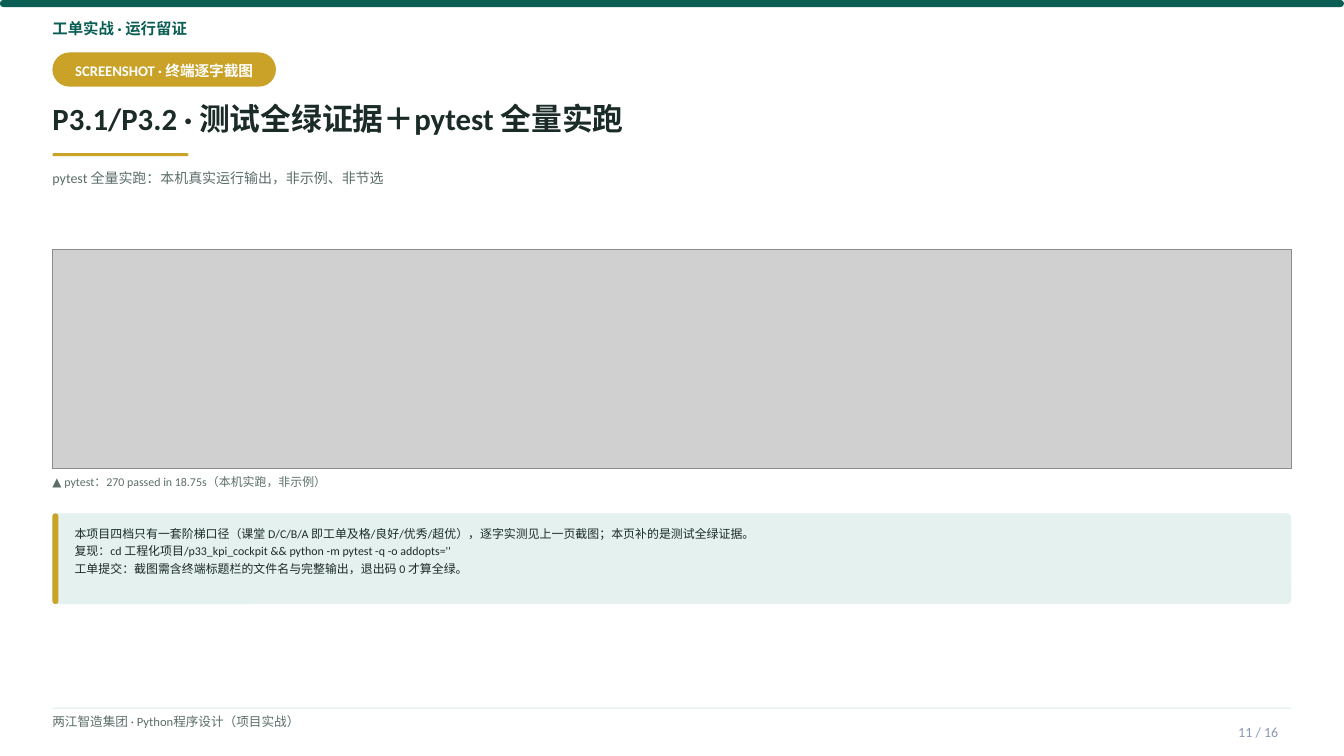
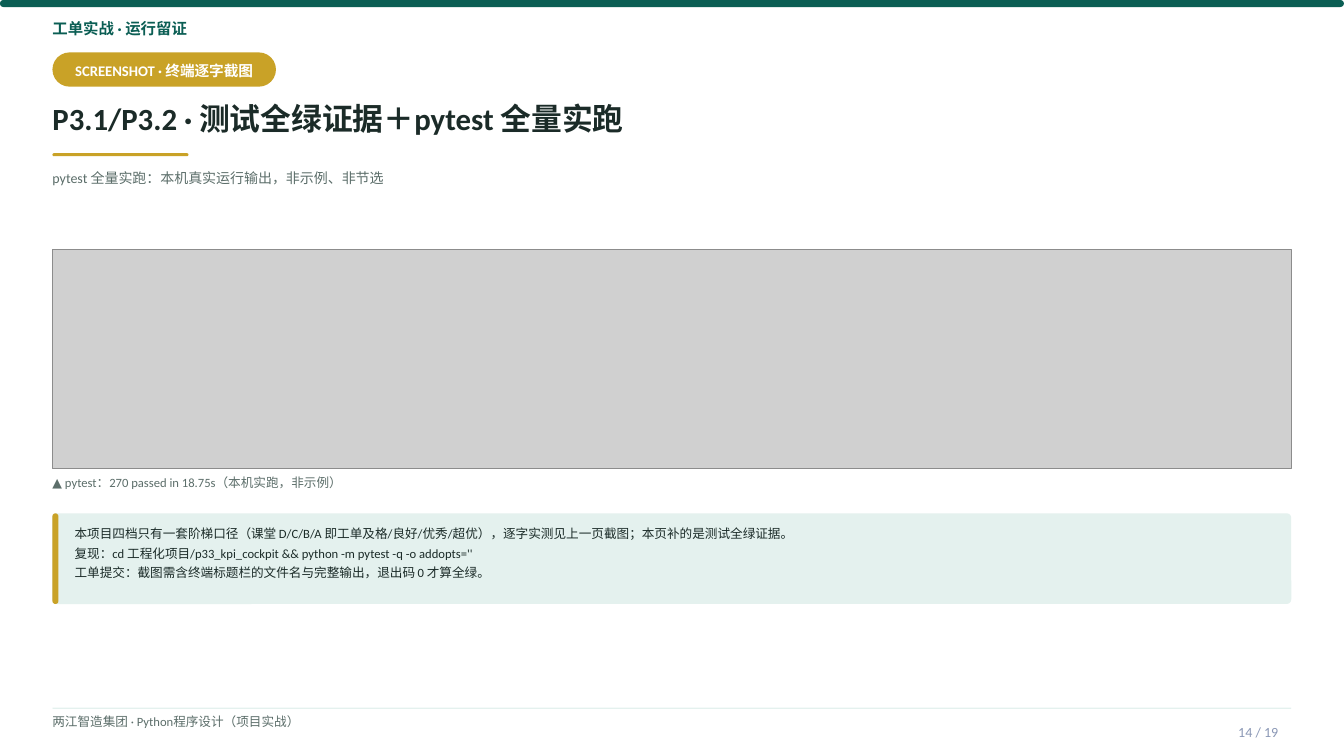
Before and after one commit to tianqiongenze/ai-course-teaching-resources, a slide deck: slide 14 of 03-Python程序设计-项目实战/V2授课PPT/W05-第10次课-每天早上8点的生产日报.pptx (slide 11 before the commit). Drawn at 1344x756 pixels with LibreOffice and Linux fonts; fonts in the diff are those of the drawing; grey boxes stand for pictures. Boxes give left, top, right and bottom in pixels: in the first picture for what was removed or moved away, otherwise in the second. Text is boxed around its words. In the diff, an @@ line names an element or a change of style, - is before the commit and + after.

Commit message:
feat(101): 100号报告P1/P2/P3优化方案全量执行
- P1-1: 32个精简deck注入知识速览卡+下次课预告(+64页, 逐字摘自同周完整deck)
- P1-2: 01课8个deck补重难点导航(+16页)
- P1-3: 9个高负荷页拆分(动态切点v2, 档位完整性断言0异常)
- P2: 正文<9pt升9pt(663 run, 0回退) + 冗余后缀裁剪
- P3: gate101五道门禁上线(语法/重症溢出/高负荷/乱码/check99), 终态全绿

```diff
--- a/03-Python程序设计-项目实战/V2授课PPT/W05-第10次课-每天早上8点的生产日报.pptx
+++ b/03-Python程序设计-项目实战/V2授课PPT/W05-第10次课-每天早上8点的生产日报.pptx
@@ text "▲ pytest：270 passed in 18.75s（本机实跑，非示例）" at bbox=[65, 477, 342, 489]: size 8.5 to 9 pt @@
@@ text "本项目四档只有一套阶梯口径（课堂 D/C/B/A 即工单及格/良好/优秀/超优），逐字实测见上一页截图；本页补的是测试全 ..." at bbox=[75, 527, 794, 578]: size 8.5 to 9 pt @@
@@ text at bbox=[1238, 728, 1278, 737]: text changed @@
-11 / 16
+14 / 19
```
Also in this commit, not shown: 9 other slides changed, 3 slides added, 48 other files.
